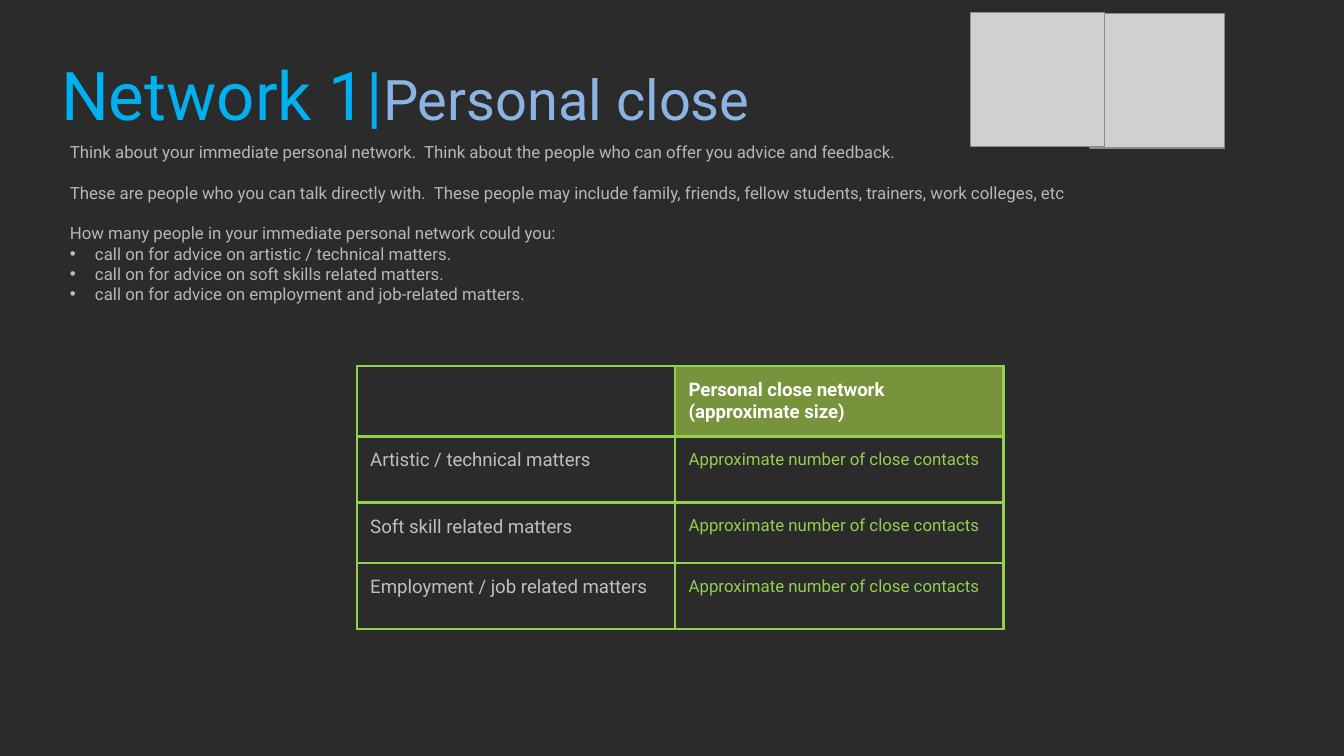
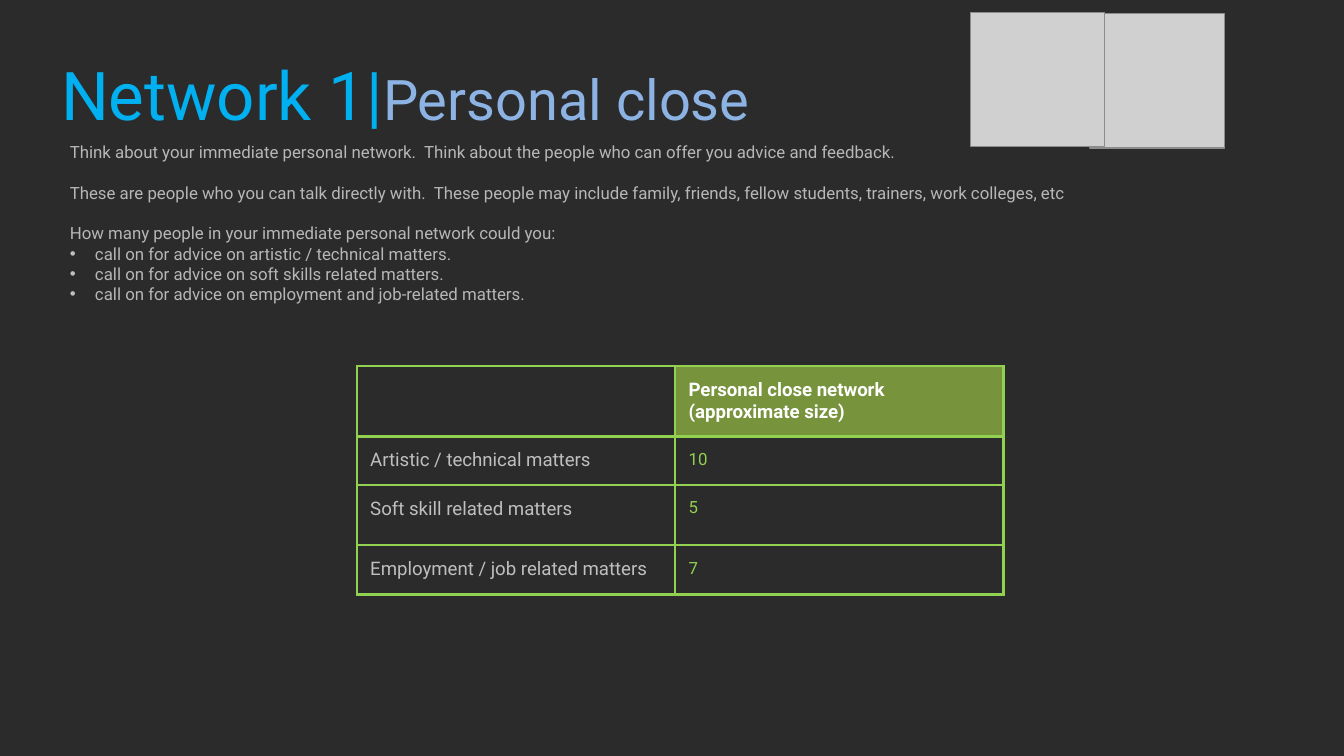
Before and after one commit to Ryszarder/ProfessionalStudies, a slide deck: slide 22 of 2021_Professional_Studies_1_BlakePeck.pptx. Drawn at 1344x756 pixels with LibreOffice and Linux fonts; fonts in the diff are those of the drawing; grey boxes stand for pictures; background and template pictures are left out; a plain dark background stands for a picture behind light text. Boxes give left, top, right and bottom in pixels: in the first picture for what was removed or moved away, otherwise in the second. Text is boxed around its words. In the diff, an @@ line names an element or a change of style, - is before the commit and + after.

Commit message:
from page 20 - 26 are completed

```diff
--- a/2021_Professional_Studies_1_BlakePeck.pptx
+++ b/2021_Professional_Studies_1_BlakePeck.pptx
@@ table at [358,366,1004,597] @@
-row 2, column 2: Approximate number of close contacts
+row 2, column 2: 10
-row 3, column 2: Approximate number of close contacts
+row 3, column 2: 5
-row 4, column 2: Approximate number of close contacts
+row 4, column 2: 7
```
Also in this commit, not shown: 5 other slides changed.
